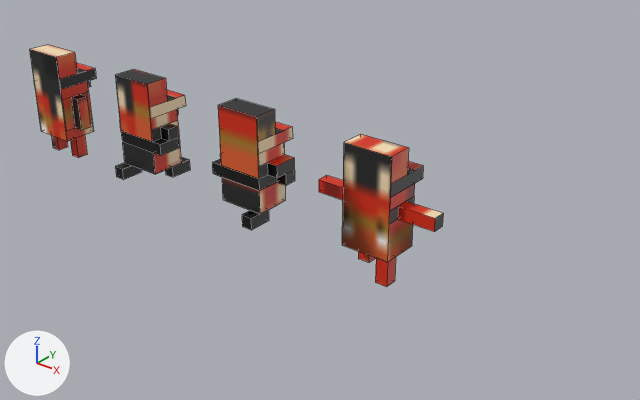
The FBX model Assets/Models/champion/character_doona.fbx as it was, and as the next commit left it.
One viewpoint serves both versions: a camera (50 mm lens) standing at (5.67, -3.84, 2.75) and looking at (2.43, 0.21, 0.24). The lights are fixed; the arrows at lower left show +X, +Y and +Z. Mesh edges are drawn as thin lines. Where no turn or scale is listed for an object, it has been applied to the vertices.

The older version as bpy lines, for what is in view:
```python
me_idle_0 = bpy.data.meshes.new('idle_0')
me_idle_0.from_pydata(...)  # 76 vertices, 56 faces; spans x -0.25..0.25, y -0.083..0.25, z -0.5..0.333
me_idle_0.materials.append(mat_character_doona_material)  # picture img_character_doona_png
me_move_0 = bpy.data.meshes.new('move_0')
me_move_0.from_pydata(...)  # 88 vertices, 65 faces; spans x -0.25..0.25, y -0.167..0.25, z -0.417..0.333
me_move_0.materials.append(mat_character_doona_material)  # picture img_character_doona_png
me_move_1 = bpy.data.meshes.new('move_1')
me_move_1.from_pydata(...)  # 88 vertices, 65 faces; spans x -0.25..0.25, y -0.167..0.25, z -0.417..0.333
me_move_1.materials.append(mat_character_doona_material)  # picture img_character_doona_png
me_move_2 = bpy.data.meshes.new('move_2')
me_move_2.from_pydata(...)  # 76 vertices, 56 faces; spans x -0.417..0.417, y -0.083..0.25, z -0.5..0.333
me_move_2.materials.append(mat_character_doona_material)  # picture img_character_doona_png
ob_idle_0 = bpy.data.objects.new('idle_0', me_idle_0)
ob_idle_0.location = (0.0, 0.0, 0.5)
ob_move_0 = bpy.data.objects.new('move_0', me_move_0)
ob_move_0.location = (1.0, 0.0, 0.5)
ob_move_1 = bpy.data.objects.new('move_1', me_move_1)
ob_move_1.location = (2.0, 0.0, 0.5)
ob_move_2 = bpy.data.objects.new('move_2', me_move_2)
ob_move_2.location = (3.0, 0.0, 0.5)
```
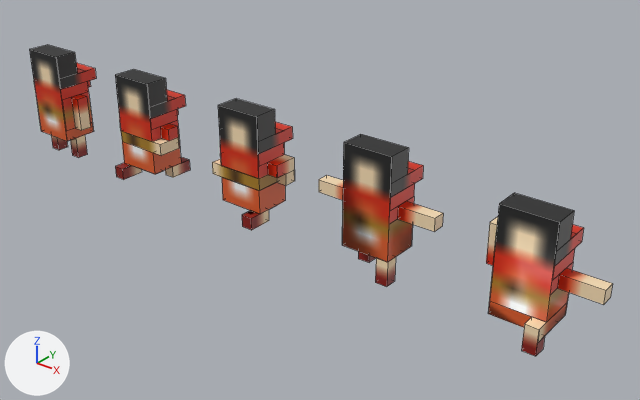
Location of each change, (x1, y1, x2, y2) in pixels of the pictures (640 x 400 px):
```json
{"object": "finish", "change": "added", "after": [486, 193, 613, 356]}
{"part": 1, "of": "me_move_1", "change": "surface changed", "before": [212, 99, 295, 230], "after": [212, 99, 295, 230]}
{"part": 2, "of": "me_idle_0", "change": "surface changed", "before": [29, 45, 96, 158], "after": [29, 45, 96, 158]}
{"part": 3, "of": "me_move_0", "change": "surface changed", "before": [115, 69, 190, 180], "after": [115, 69, 190, 180]}
{"part": 4, "of": "me_move_2", "change": "surface changed", "before": [319, 134, 443, 287], "after": [319, 134, 443, 287]}
```

The change, as JSON lines over the scene's bpy script:
```json
{"block": "me_move_0", "where": "me_move_0.from_pydata(...)  # 88 vertices, 65 faces; spans x -0.25..0.25, y -0.167..0.25, z -0.417..0.333"}
{"block": "me_move_0", "where": "# used by ob_move_0; location = (1.0, 0.0, 0.5)"}
{"block": "me_move_0", "change": "me_move_0 part 3: texture (UV) coordinates of 65 of 65 faces, centred in x -0.25..0.25, y -0.167..0.25, z -0.417..0.333, changed; they spanned u 0.02..0.98, v 0.02..0.88 and now span u 0.01..0.98, v 0.02..0.55"}
{"block": "me_move_1", "where": "me_move_1.from_pydata(...)  # 88 vertices, 65 faces; spans x -0.25..0.25, y -0.167..0.25, z -0.417..0.333"}
{"block": "me_move_1", "where": "# used by ob_move_1; location = (2.0, 0.0, 0.5)"}
{"block": "me_move_1", "change": "me_move_1 part 1: texture (UV) coordinates of 65 of 65 faces, centred in x -0.25..0.25, y -0.167..0.25, z -0.417..0.333, changed; they spanned u 0.02..0.98, v 0.02..0.88 and now span u 0.01..0.99, v 0.02..0.59"}
{"block": "me_move_2", "where": "me_move_2.from_pydata(...)  # 76 vertices, 56 faces; spans x -0.417..0.417, y -0.083..0.25, z -0.5..0.333"}
{"block": "me_move_2", "where": "# used by ob_move_2; location = (3.0, 0.0, 0.5)"}
{"block": "me_move_2", "change": "me_move_2 part 4: texture (UV) coordinates of 56 of 56 faces, centred in x -0.417..0.417, y -0.083..0.25, z -0.5..0.333, changed; they spanned u 0.02..0.98, v 0.02..0.78 and now span u 0.01..0.99, v 0.02..0.5"}
{"block": "me_idle_0", "where": "me_idle_0.from_pydata(...)  # 76 vertices, 56 faces; spans x -0.25..0.25, y -0.083..0.25, z -0.5..0.333"}
{"block": "me_idle_0", "where": "# used by ob_idle_0; location = (0.0, 0.0, 0.5)"}
{"block": "me_idle_0", "change": "me_idle_0 part 2: texture (UV) coordinates of 56 of 56 faces, centred in x -0.25..0.25, y -0.083..0.25, z -0.5..0.333, changed; they spanned u 0.02..0.98, v 0.02..0.73 and now span u 0.01..0.99, v 0.02..0.5"}
{"op": "add", "block": "me_finish", "code": ["me_finish = bpy.data.meshes.new('finish')", "me_finish.from_pydata(...)  # 80 vertices, 58 faces; spans x -0.25..0.417, y -0.167..0.25, z -0.5..0.25", "me_finish.materials.append(mat_character_doona_material)  # picture img_character_doona_png"]}
{"op": "add", "block": "ob_finish", "code": ["ob_finish = bpy.data.objects.new('finish', me_finish)", "ob_finish.location = (4.0, 0.0, 0.5)"]}
```
